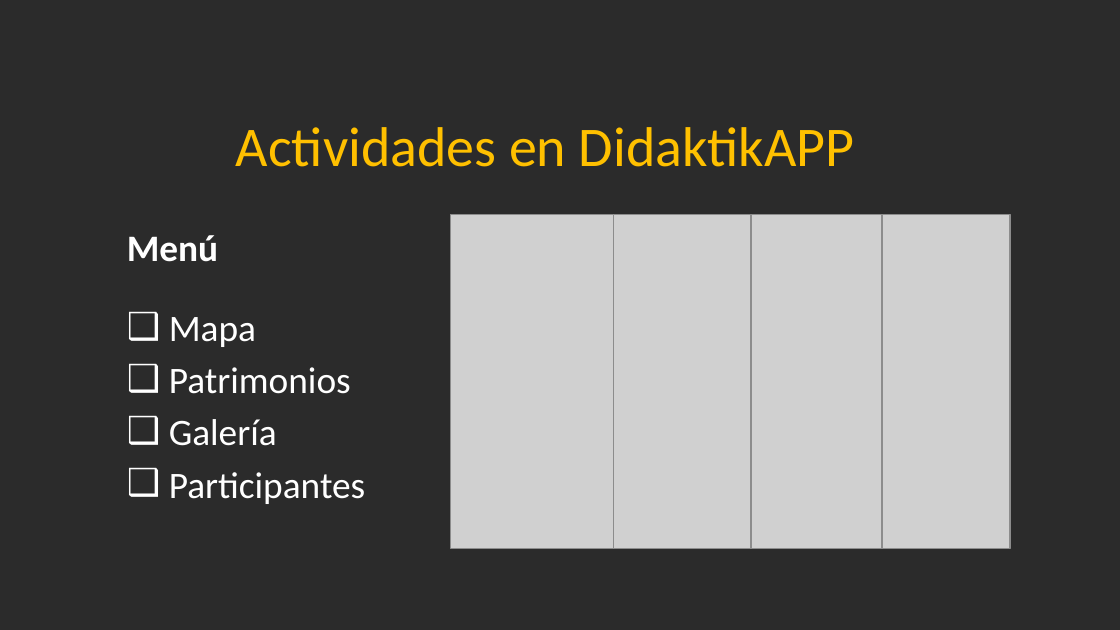
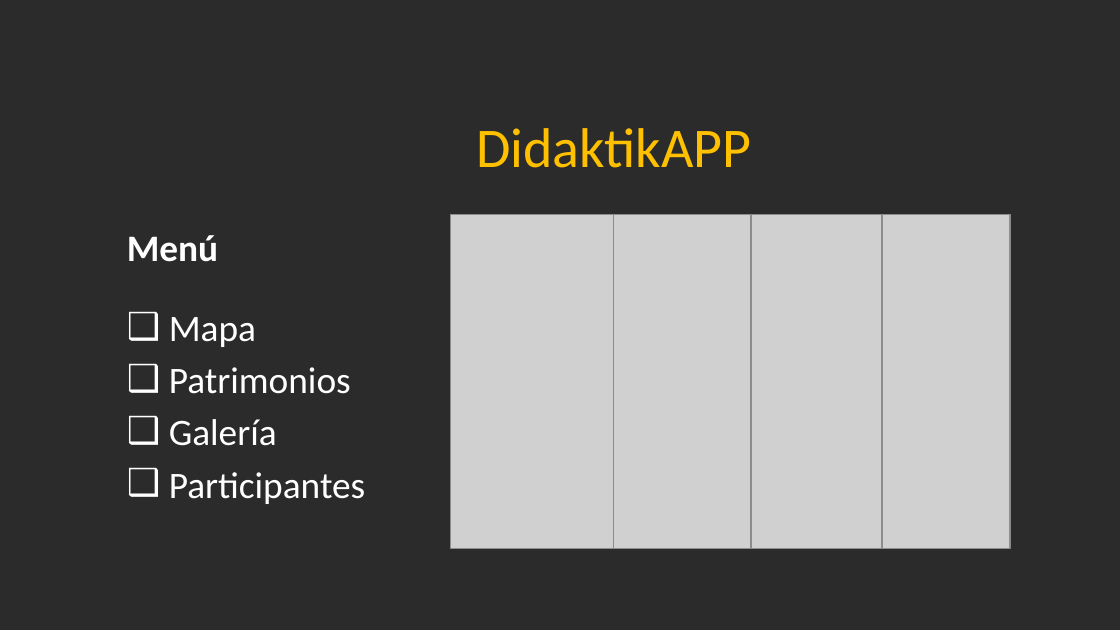
Before and after one commit to Jandycon/PROYECTOAPP, a slide deck: slide 12 of DidaktikApp.pptx. Drawn at 1120x630 pixels with LibreOffice and Linux fonts; fonts in the diff are those of the drawing; grey boxes stand for pictures; background and template pictures are left out; a plain dark background stands for a picture behind light text. Boxes give left, top, right and bottom in pixels: in the first picture for what was removed or moved away, otherwise in the second. Text is boxed around its words. In the diff, an @@ line names an element or a change of style, - is before the commit and + after.

```diff
--- a/DidaktikApp.pptx
+++ b/DidaktikApp.pptx
@@ text at box(476, 128, 751, 168): text changed @@
-Actividades en DidaktikAPP
+DidaktikAPP
```
Also in this commit, not shown: 4 other slides changed, 3 slides added.
